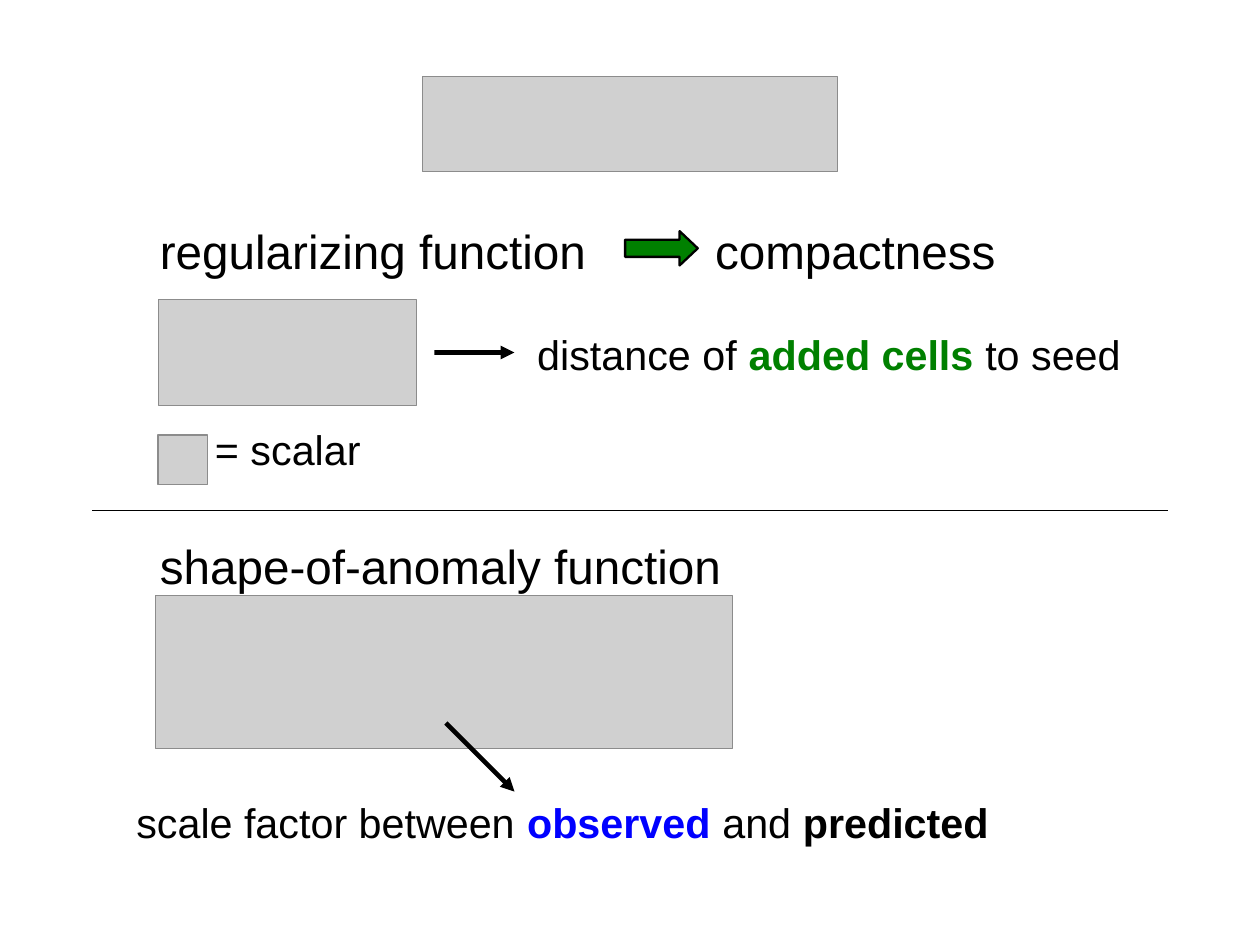
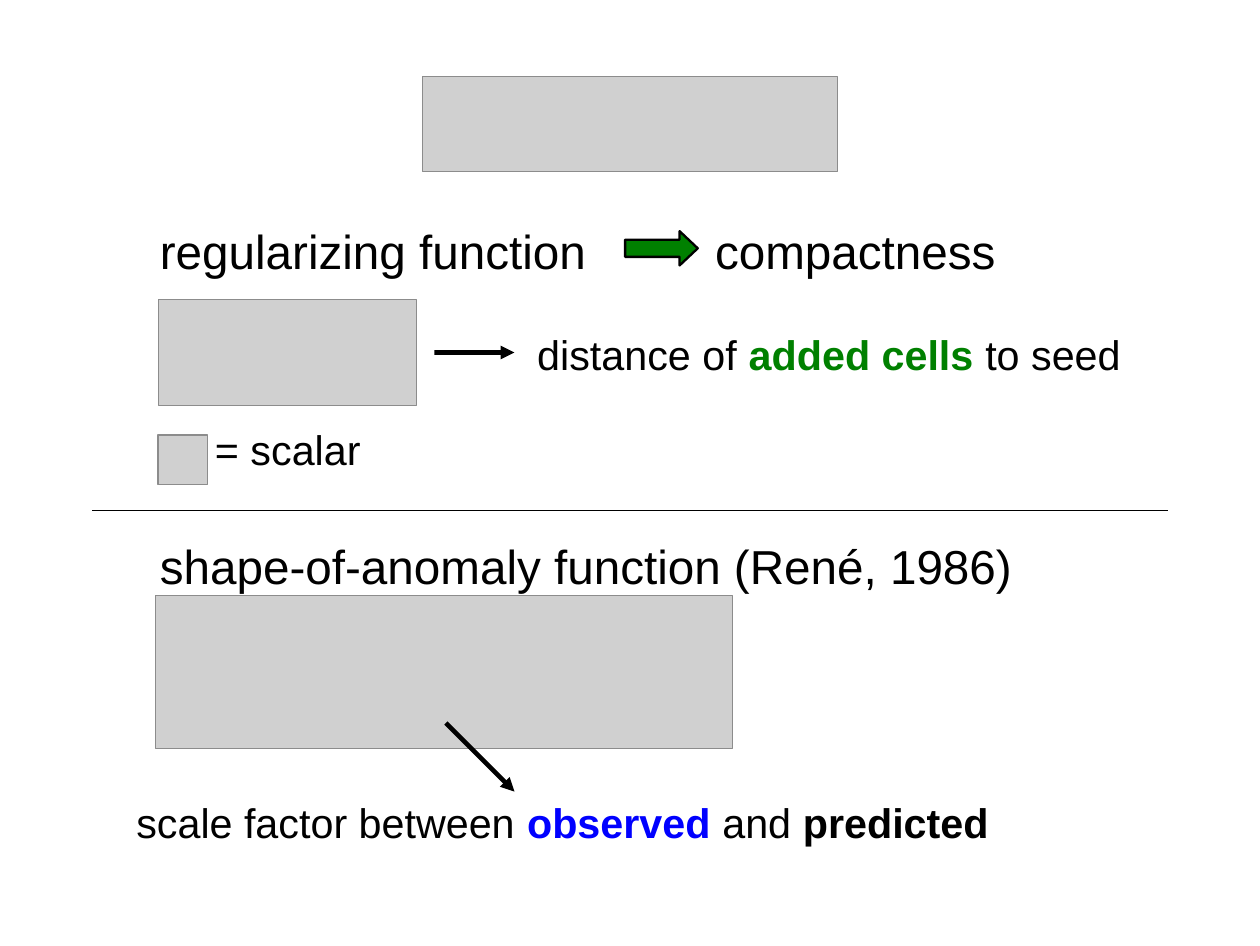
Before and after one commit to leouieda/agu-cancun2013, a slide deck: slide 47 of presentation/uieda_oliveirajr_barbosa.odp. Drawn at 1260x946 pixels with LibreOffice and Linux fonts; fonts in the diff are those of the drawing; grey boxes stand for pictures. Boxes give left, top, right and bottom in pixels: in the first picture for what was removed or moved away, otherwise in the second. Text is boxed around its words. In the diff, an @@ line names an element or a change of style, - is before the commit and + after.

```diff
--- a/presentation/uieda_oliveirajr_barbosa.odp
+++ b/presentation/uieda_oliveirajr_barbosa.odp
@@ text at <box>160,549,1012,593</box>: text changed @@
-shape-of-anomaly function
+shape-of-anomaly function (René, 1986)
```
Also in this commit, not shown: 3 other slides changed.
